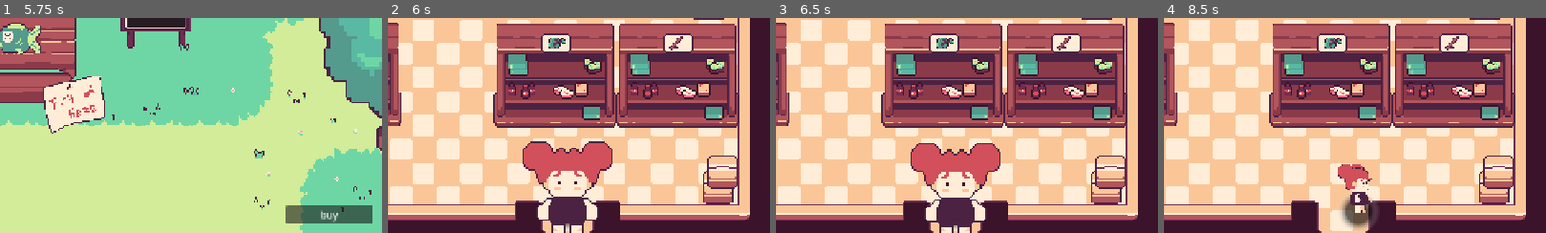
Above: before the commit, frames 1-4 (left to right).
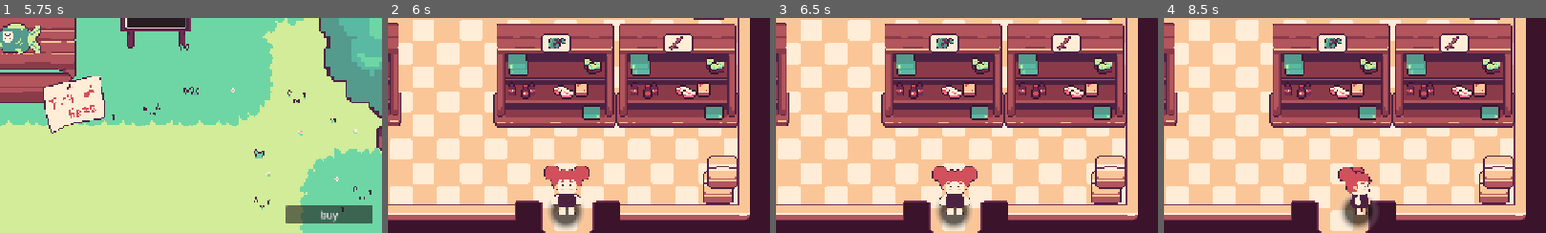
Above: after the commit, the same moments.

Repository: V-Mirea/comfy-summer-fishing-game
Game: Godot game, scene res://assets/game/game.tscn
The game is run twice, just before and just after one commit, with the same random seed, the same clock (stepped at 60 frames per second) and the same inputs. The engine's default icon, where the game draws it, is replaced by a stand-in: a white triangle on a blue panel in a dark square.
Inputs (mouse positions are % of the whole screen's width and height, from its top left):
- Up to frame 1 (5.75 s): click "play" at 0.5 s; click "NEXT SCREEN" at 1.25 s; click "Leave" at 2 s; click "Pause" at 2.75 s; click "Resume" at 3.5 s; tap Enter at 4.25 s; move the mouse to (72, 45) at 4.27 s; hold Right (ui_right) 4.28-5 s; hold E (interact) 4.28-5 s; click (72, 45) at 4.42 s; click "Sell" at 5 s
- Up to frame 2 (6 s): click "buy" at 5.75 s
- Up to frame 3 (6.5 s): no input
- Up to frame 4 (8.5 s): drag from (30, 55) to (88, 72) at 6.52 s; tap Space at 7.25 s; move the mouse to (60, 28) at 7.27 s; hold Right (ui_right) 7.28-8 s; hold E (interact) 7.28-8 s; tap Enter at 8 s; drag from (45, 70) to (88, 72) at 8.02 s
The pictures show only the part of the screen within x 50-100%, y 50-100%; the shares and areas given below are measured in that part.

Frame 1 is identical in both runs. In frame 2, 5.2% of the frame differs, in the area x 35-59%, y 57-100%; in frame 3, 5.2%; in frame 4, 0.6%.

Commit message:
plug in new character idle animations

Diff:
--- a/assets/game/buying_scene/buying_scene.tscn
+++ b/assets/game/buying_scene/buying_scene.tscn
@@ -11,12 +11,15 @@
 [ext_resource type="Script" uid="uid://dn8vm2btk5iik" path="res://assets/game/buying_scene/interactables/interactable_sprite.gd" id="4_ig6k8"]
 [ext_resource type="Script" uid="uid://lpjgdjtpn6yf" path="res://assets/game/buying_scene/interactables/interaction_area.gd" id="4_uhb6p"]
 [ext_resource type="Script" uid="uid://cewu6chnl35ii" path="res://assets/game/buying_scene/shop_menu/shop_menu.gd" id="8_7sq2k"]
+[ext_resource type="Texture2D" uid="uid://c064v0p3p6o1d" path="res://assets/game/buying_scene/character/Ch1 front idle.PNG" id="9_3iabx"]
 [ext_resource type="PackedScene" uid="uid://hl7y71r6xpw8" path="res://assets/game/buying_scene/shop_menu/upgrade_button/upgrade_button.tscn" id="9_7sq2k"]
-[ext_resource type="Texture2D" uid="uid://bnvhy4ot7vjso" path="res://assets/game/buying_scene/character/Ch1 front idle.png" id="9_ctvkh"]
 [ext_resource type="Texture2D" uid="uid://cmsxfut857jye" path="res://assets/game/buying_scene/interactables/aisle/display_tags/Rod_upgrade_tag.png" id="10_5xi53"]
+[ext_resource type="Texture2D" uid="uid://c5o4rrut5xojo" path="res://assets/game/buying_scene/character/Ch1 left idle.png" id="10_amxth"]
 [ext_resource type="Texture2D" uid="uid://dvgb1ct5h7lbq" path="res://assets/game/buying_scene/interactables/aisle/display_tags/Stall_upgrade_tag.png" id="11_kq7pi"]
 [ext_resource type="Texture2D" uid="uid://cio1pjyrh7ll4" path="res://assets/game/buying_scene/interactables/aisle/display_tags/Reel_upgrade_tag.png" id="11_lh478"]
+[ext_resource type="Texture2D" uid="uid://bdi41mtmqboe2" path="res://assets/game/buying_scene/character/Ch1 right idle.png" id="11_svc6x"]
 [ext_resource type="Texture2D" uid="uid://ekaglpfeqr3r" path="res://assets/game/buying_scene/character/CH1_front.PNG" id="12_8l74v"]
+[ext_resource type="Texture2D" uid="uid://c7lkelemoflnd" path="res://assets/game/buying_scene/character/Ch1 back idle.png" id="12_imu8t"]
 [ext_resource type="Texture2D" uid="uid://gnqft4d4ehf6" path="res://assets/game/buying_scene/interactables/aisle/display_tags/Line_upgrade_tag.png" id="12_jx1gg"]
 [ext_resource type="Texture2D" uid="uid://dgb6unjj8ph6p" path="res://assets/game/buying_scene/interactables/aisle/display_tags/Bait_upgrade_tag.png" id="13_exdl5"]
 [ext_resource type="Texture2D" uid="uid://cmts02n62b7in" path="res://assets/game/buying_scene/character/CH1_left.PNG" id="13_kq7pi"]
@@ -76,32 +79,68 @@
 size = Vector2(40, 15)
 
 [sub_resource type="AtlasTexture" id="AtlasTexture_amxth"]
-atlas = ExtResource("9_ctvkh")
-region = Rect2(0, 0, 114, 130)
+atlas = ExtResource("9_3iabx")
+region = Rect2(0, 0, 62, 73)
 
 [sub_resource type="AtlasTexture" id="AtlasTexture_svc6x"]
-atlas = ExtResource("9_ctvkh")
-region = Rect2(114, 0, 114, 130)
+atlas = ExtResource("9_3iabx")
+region = Rect2(62, 0, 62, 73)
 
 [sub_resource type="AtlasTexture" id="AtlasTexture_imu8t"]
-atlas = ExtResource("9_ctvkh")
-region = Rect2(0, 130, 114, 130)
+atlas = ExtResource("9_3iabx")
+region = Rect2(0, 73, 62, 73)
 
 [sub_resource type="AtlasTexture" id="AtlasTexture_1ov4r"]
-atlas = ExtResource("9_ctvkh")
-region = Rect2(114, 130, 114, 130)
-
-[sub_resource type="AtlasTexture" id="AtlasTexture_3iabx"]
-atlas = ExtResource("13_kq7pi")
-region = Rect2(0, 0, 64, 71)
-
-[sub_resource type="AtlasTexture" id="AtlasTexture_wajsj"]
-atlas = ExtResource("14_tiwff")
-region = Rect2(0, 0, 64, 71)
-
-[sub_resource type="AtlasTexture" id="AtlasTexture_ifiby"]
-atlas = ExtResource("15_4bdme")
-region = Rect2(0, 0, 64, 71)
+atlas = ExtResource("9_3iabx")
+region = Rect2(62, 73, 62, 73)
+
+[sub_resource type="AtlasTexture" id="AtlasTexture_ice6t"]
+atlas = ExtResource("10_amxth")
+region = Rect2(0, 0, 62, 73)
+
+[sub_resource type="AtlasTexture" id="AtlasTexture_38621"]
+atlas = ExtResource("10_amxth")
+region = Rect2(62, 0, 62, 73)
+
+[sub_resource type="AtlasTexture" id="AtlasTexture_epj27"]
+atlas = ExtResource("10_amxth")
+region = Rect2(0, 73, 62, 73)
+
+[sub_resource type="AtlasTexture" id="AtlasTexture_aa8ky"]
+atlas = ExtResource("10_amxth")
+region = Rect2(62, 73, 62, 73)
+
+[sub_resource type="AtlasTexture" id="AtlasTexture_pw7vv"]
+atlas = ExtResource("11_svc6x")
+region = Rect2(0, 0, 62, 73)
+
+[sub_resource type="AtlasTexture" id="AtlasTexture_3k6ug"]
+atlas = ExtResource("11_svc6x")
+region = Rect2(62, 0, 62, 73)
+
+[sub_resource type="AtlasTexture" id="AtlasTexture_2pxiv"]
+atlas = ExtResource("11_svc6x")
+region = Rect2(0, 73, 62, 73)
+
+[sub_resource type="AtlasTexture" id="AtlasTexture_lplsn"]
+atlas = ExtResource("11_svc6x")
+region = Rect2(62, 73, 62, 73)
+
+[sub_resource type="AtlasTexture" id="AtlasTexture_ay42m"]
+atlas = ExtResource("12_imu8t")
+region = Rect2(0, 0, 62, 73)
+
+[sub_resource type="AtlasTexture" id="AtlasTexture_uqoel"]
+atlas = ExtResource("12_imu8t")
+region = Rect2(62, 0, 62, 73)
+
+[sub_resource type="AtlasTexture" id="AtlasTexture_ud41c"]
+atlas = ExtResource("12_imu8t")
+region = Rect2(0, 73, 62, 73)
+
+[sub_resource type="AtlasTexture" id="AtlasTexture_gjk1w"]
+atlas = ExtResource("12_imu8t")
+region = Rect2(62, 73, 62, 73)
 
 [sub_resource type="AtlasTexture" id="AtlasTexture_tdlj6"]
 atlas = ExtResource("12_8l74v")
@@ -188,7 +227,16 @@
 }, {
 "frames": [{
 "duration": 1.0,
-"texture": SubResource("AtlasTexture_3iabx")
+"texture": SubResource("AtlasTexture_ice6t")
+}, {
+"duration": 1.0,
+"texture": SubResource("AtlasTexture_38621")
+}, {
+"duration": 1.0,
+"texture": SubResource("AtlasTexture_epj27")
+}, {
+"duration": 1.0,
+"texture": SubResource("AtlasTexture_aa8ky")
 }],
 "loop": true,
 "name": &"idle_left",
@@ -196,7 +244,16 @@
 }, {
 "frames": [{
 "duration": 1.0,
-"texture": SubResource("AtlasTexture_wajsj")
+"texture": SubResource("AtlasTexture_pw7vv")
+}, {
+"duration": 1.0,
+"texture": SubResource("AtlasTexture_3k6ug")
+}, {
+"duration": 1.0,
+"texture": SubResource("AtlasTexture_2pxiv")
+}, {
+"duration": 1.0,
+"texture": SubResource("AtlasTexture_lplsn")
 }],
 "loop": true,
 "name": &"idle_right",
@@ -204,7 +261,16 @@
 }, {
 "frames": [{
 "duration": 1.0,
-"texture": SubResource("AtlasTexture_ifiby")
+"texture": SubResource("AtlasTexture_ay42m")
+}, {
+"duration": 1.0,
+"texture": SubResource("AtlasTexture_uqoel")
+}, {
+"duration": 1.0,
+"texture": SubResource("AtlasTexture_ud41c")
+}, {
+"duration": 1.0,
+"texture": SubResource("AtlasTexture_gjk1w")
 }],
 "loop": true,
 "name": &"idle_up",
@@ -448,7 +514,7 @@
 position = Vector2(1.5, -39.25)
 scale = Vector2(1.359375, 1.3450705)
 sprite_frames = SubResource("SpriteFrames_4bdme")
-animation = &"idle_down"
+animation = &"idle_up"
 autoplay = "idle_down"
 script = ExtResource("14_3iabx")
 
Binary file changed: assets/game/buying_scene/character/Ch1 back idle.png
Not shown, changed: assets/game/buying_scene/character/Ch1 back idle.png.import
Binary file changed: assets/game/buying_scene/character/Ch1 front idle.png
Not shown, changed: assets/game/buying_scene/character/Ch1 front idle.png.import
Binary file changed: assets/game/buying_scene/character/Ch1 left idle.png
Not shown, changed: assets/game/buying_scene/character/Ch1 left idle.png.import
Binary file changed: assets/game/buying_scene/character/Ch1 right idle.png
Not shown, changed: assets/game/buying_scene/character/Ch1 right idle.png.import
